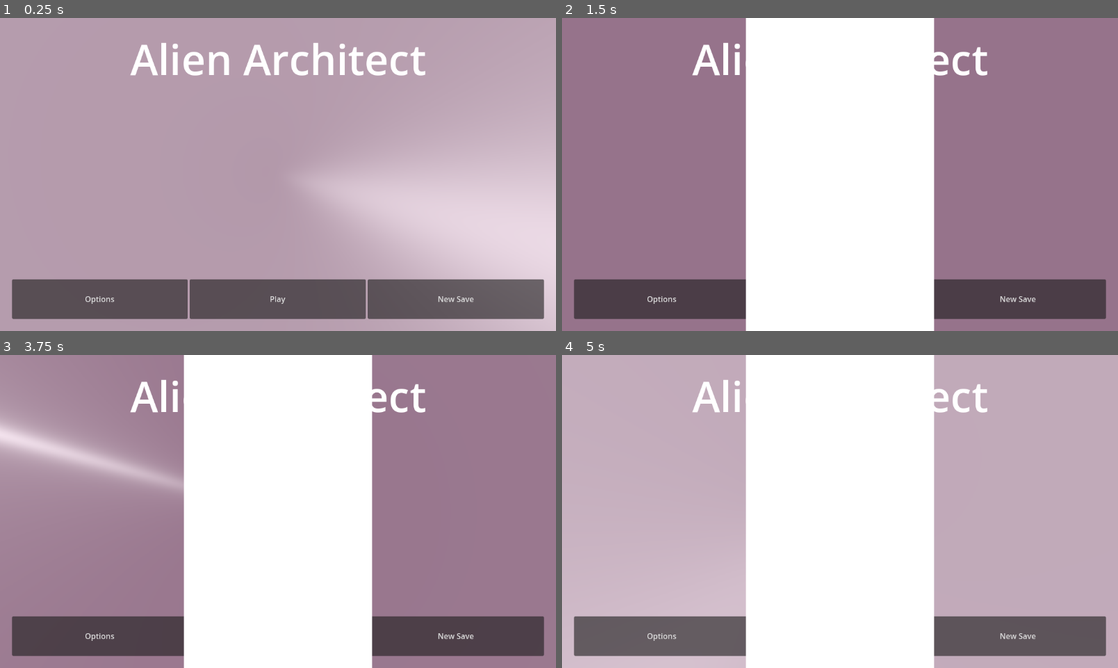
Above: before the commit, frames 1-4 (two rows, left to right).
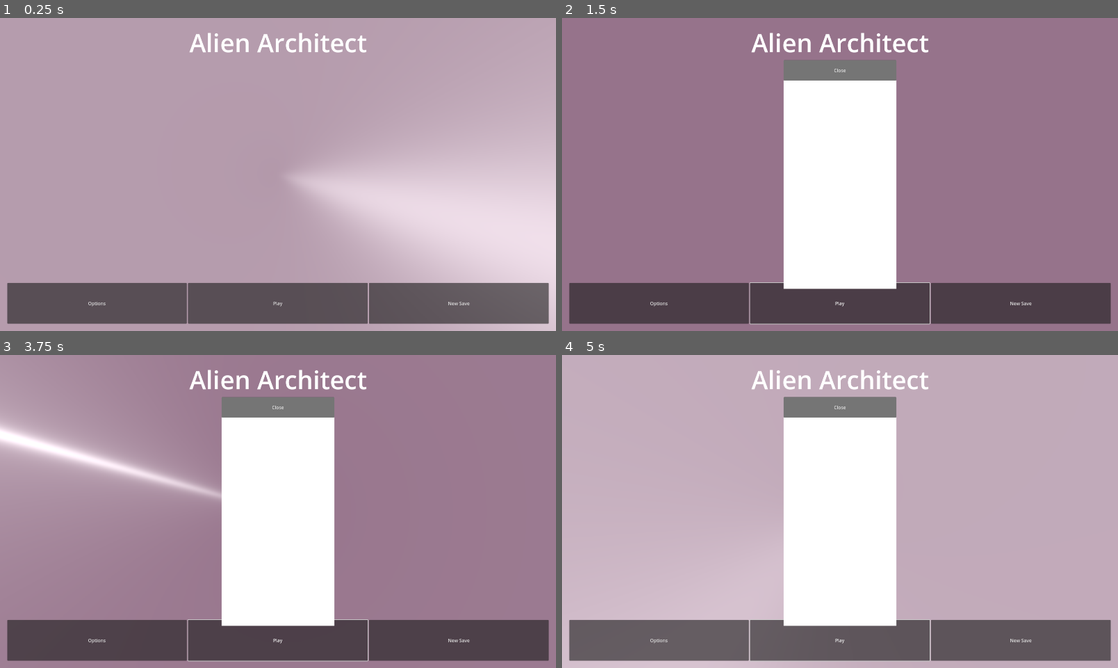
Above: after the commit, the same moments.

Repository: MannyFluss/AlienArchitect
Game: Godot game, scene res://Scenes/MainMenu/MainMenu.tscn
Two runs of this game, one before a commit and one after it. Both use one fixed random seed, a clock stepped at 60 frames per second and the inputs below. The engine's default icon, where the game draws it, is replaced by a stand-in: a white triangle on a blue panel in a dark square.
Inputs (mouse positions are in pixels of both pictures, inside the frame that each line leads up to):
- Up to frame 1 (0.25 s): no input
- Up to frame 2 (1.5 s): click "Play" at 0.5 s; click "Play" at 1.25 s
- Up to frame 3 (3.75 s): click "Play" at 2 s; click "Options" at 2.75 s; click "New Save" at 3.5 s
- Up to frame 4 (5 s): tap Enter (submit_console) at 4.25 s; move the mouse to (962, 495) at 4.27 s; press the mouse at (962, 495) at 4.28 s

The runs differ from the first frame. In frame 1, 5.9% of the frame differs, in the area x 1-99%, y 4-98%; in frame 2, 23%; in frame 3, 24%, in the area x 0-99%, y 0-100%; in frame 4, 23%.

Commit message:
Revert "possible?"
This reverts commit 8e0a460f29604114238e11b08d70b666aa0715e1.

Diff:
--- a/Scenes/GamePlayScene/main.tscn
+++ b/Scenes/GamePlayScene/main.tscn
@@ -1,52 +1,13 @@
-[gd_scene load_steps=17 format=3 uid="uid://dxhmnt6o3jvqy"]
+[gd_scene load_steps=10 format=3 uid="uid://dxhmnt6o3jvqy"]
 
 [ext_resource type="PackedScene" uid="uid://bqmmvuexkrbkr" path="res://Prefabs/Board/Board.tscn" id="1_5u771"]
 [ext_resource type="Script" path="res://Scenes/GamePlayScene/main.gd" id="1_qlp48"]
 [ext_resource type="PackedScene" uid="uid://dmi76x3hc2fqj" path="res://Prefabs/PlayerController/PlayerController.tscn" id="2_sifjh"]
 [ext_resource type="Script" path="res://Scripts/GameState/GameState.gd" id="3_wi52g"]
-[ext_resource type="Shader" path="res://Scripts/AutoLoads/GlobalShaderUtility/Shader/handDrawn.gdshader" id="4_8li7s"]
 [ext_resource type="PackedScene" uid="uid://n8elk0lcudtf" path="res://Prefabs/Deck/Deck.tscn" id="4_i8gmw"]
 [ext_resource type="PackedScene" uid="uid://ct6gri3mghmjo" path="res://Prefabs/LevelUI/LevelUI.tscn" id="5_blp7f"]
 [ext_resource type="Script" path="res://Scripts/GameState/GameStateResource.gd" id="5_vegi4"]
-
-[sub_resource type="CompressedTexture2D" id="CompressedTexture2D_ucgt1"]
-load_path = "res://.godot/imported/LottesGrain5.png-b99693a28eec31d710b8d261dd8c7487.s3tc.ctex"
-
-[sub_resource type="CompressedTexture2D" id="CompressedTexture2D_mi8c7"]
-load_path = "res://.godot/imported/lines.png-d2e185d6e26d65526e5d5f7a5bff3b56.s3tc.ctex"
-
-[sub_resource type="FastNoiseLite" id="FastNoiseLite_wdol7"]
-
-[sub_resource type="NoiseTexture2D" id="NoiseTexture2D_oieeu"]
-noise = SubResource("FastNoiseLite_wdol7")
-
-[sub_resource type="ShaderMaterial" id="ShaderMaterial_h36ln"]
-render_priority = 0
-shader = ExtResource("4_8li7s")
-shader_parameter/color_passthrough = true
-shader_parameter/depth_check = true
-shader_parameter/normal_check = true
-shader_parameter/tint_color = Color(1, 1, 1, 1)
-shader_parameter/line_color = Color(0, 0, 0, 1)
-shader_parameter/depth_line_strength = 1.0
-shader_parameter/normal_line_strength = 1.0
-shader_parameter/noise_offset_multiplier = 0.5
-shader_parameter/red_weight = 0.5
-shader_parameter/green_weight = 0.5
-shader_parameter/blue_weight = 0.5
-shader_parameter/black_threshold = 0.001
-shader_parameter/white_threshold = 0.0
-shader_parameter/grain_amount = 0.2
-shader_parameter/line_size = 2.0
-shader_parameter/lines_texture_scale = 5.398
-shader_parameter/grain_texture_scale = 10.0
-shader_parameter/texture_noise = SubResource("NoiseTexture2D_oieeu")
-shader_parameter/texture_lines = SubResource("CompressedTexture2D_mi8c7")
-shader_parameter/texture_grain = SubResource("CompressedTexture2D_ucgt1")
-
-[sub_resource type="QuadMesh" id="QuadMesh_77npc"]
-material = SubResource("ShaderMaterial_h36ln")
-size = Vector2(100, 100)
+[ext_resource type="PackedScene" uid="uid://3m7ixwegc43x" path="res://Scripts/AutoLoads/GlobalShaderUtility/GlobalShaderUtility.tscn" id="8_8ugut"]
 
 [sub_resource type="Resource" id="Resource_yftu7"]
 script = ExtResource("5_vegi4")
@@ -57,8 +18,6 @@
 tagShopCount = 3
 cardShopCount = 3
 
-[sub_resource type="CapsuleMesh" id="CapsuleMesh_xmuyr"]
-
 [node name="Main" type="Node3D" node_paths=PackedStringArray("myDeck", "myBoard", "myGameState", "myPlayerController")]
 script = ExtResource("1_qlp48")
 myDeck = NodePath("Deck")
@@ -67,40 +26,23 @@
 myPlayerController = NodePath("PlayerController")
 
 [node name="DirectionalLight3D" type="DirectionalLight3D" parent="."]
-transform = Transform3D(0.497684, 0.60384, -0.622645, -0.0960498, 0.751818, 0.652338, 0.862024, -0.264853, 0.432166, 9.5351, 3.38961, 0)
+transform = Transform3D(-0.0523322, -0.658276, 0.750956, -0.0960498, 0.751818, 0.652338, -0.994, -0.0379909, -0.102572, 9.5351, 3.38961, 0)
 
 [node name="Board" parent="." instance=ExtResource("1_5u771")]
-transform = Transform3D(0.1, 0, 0, 0, 0.1, 0, 0, 0, 0.1, 0, 0, 0)
 
 [node name="PlayerController" parent="." node_paths=PackedStringArray("gameState") instance=ExtResource("2_sifjh")]
-transform = Transform3D(1, 0, 0, 0, 1, 0, 0, 0, 1, -1.07051, 1.3763, 0.92437)
 gameState = NodePath("../GameState")
 
 [node name="IsometricCamera" parent="PlayerController" index="0"]
-transform = Transform3D(0.707107, 0.5, -0.5, 0, 0.707107, 0.707107, 0.707107, -0.5, 0.5, -2.776, 4.057, 2.944)
+transform = Transform3D(0.707107, 0.5, -0.5, 0, 0.707107, 0.707107, 0.707107, -0.5, 0.5, -30.256, 33.7268, 21.8391)
 current = true
-size = 1.0
 
 [node name="ShaderBlock" parent="PlayerController/IsometricCamera" index="0"]
-transform = Transform3D(1, 0, 0, 0, 1, 0, 0, -1.19209e-07, 1, -1.90735e-06, 0, -0.100002)
-mesh = SubResource("QuadMesh_77npc")
-
-[node name="PlayerHand" parent="PlayerController" index="4"]
-transform = Transform3D(0.0601041, 0.0425, -0.0425, 0, 0.0601041, 0.0601041, 0.0601041, -0.0425, 0.0425, 1.44477, -5, -1.74239)
+transform = Transform3D(1, 0, 0, 0, 1, 0, 0, -1.19209e-07, 1, -9.53674e-07, 0, -0.100002)
 
 [node name="Spacer" parent="PlayerController/PlayerHand" index="0"]
-transform = Transform3D(0.999999, 0, 0, 0, 1, -2.98023e-08, 0, -2.08616e-07, 1, 2.92993, 15.5203, 62.1067)
 spacing = Vector3(3.225, 0, -1.57)
 rotation_angle = -1.0
-
-[node name="Card" parent="PlayerController/PlayerHand/Spacer" index="0" instance_placeholder="res://Prefabs/Card/Card.tscn"]
-transform = Transform3D(0.999962, -0.00872653, 0, 0.00872653, 0.999962, 0, 0, 0, 1, -1.6125, 0, 0.785)
-
-[node name="Card2" parent="PlayerController/PlayerHand/Spacer" index="1" node_paths=PackedStringArray("myArtCamera", "my3DSprite", "moduleContainer") instance_placeholder="res://Prefabs/Card/Card.tscn"]
-transform = Transform3D(0.999962, 0.00872653, 0, -0.00872653, 0.999962, 0, 0, 0, 1, 1.6125, 0, -0.785)
-myArtCamera = NodePath("../Card/cardArtRendering/CardArtScene/Node3D/ArtCamera")
-my3DSprite = NodePath("../Card/CardRender")
-moduleContainer = NodePath("../Card/Modules")
 
 [node name="GameState" type="Node" parent="."]
 script = ExtResource("3_wi52g")
@@ -112,14 +54,12 @@
 
 [node name="LevelUI" parent="." instance=ExtResource("5_blp7f")]
 
-[node name="MeshInstance3D" type="MeshInstance3D" parent="."]
-transform = Transform3D(0.305, 0, 0, 0, 0.305, 0, 0, 0, 0.305, 0.140467, 0.58125, 0.999388)
-mesh = SubResource("CapsuleMesh_xmuyr")
+[node name="GlobalShaderUtility" parent="." instance=ExtResource("8_8ugut")]
 
 [connection signal="bluePrintCountSet" from="GameState" to="LevelUI" method="_on_game_state_blue_print_count_set"]
 [connection signal="newMunicipalityScore" from="GameState" to="LevelUI" method="_on_game_state_new_municipality_score"]
 [connection signal="quotaSet" from="GameState" to="LevelUI" method="_on_game_state_quota_set"]
 
-[editable path="Board"]
 [editable path="PlayerController"]
 [editable path="PlayerController/PlayerHand"]
+[editable path="GlobalShaderUtility"]
--- a/Scripts/AutoLoads/GlobalShaderUtility/Shader/handDrawn.gdshader
+++ b/Scripts/AutoLoads/GlobalShaderUtility/Shader/handDrawn.gdshader
@@ -34,7 +34,7 @@
 //	Credit: https://godotshaders.com/shader/depth-modulated-pixel-outline-in-screen-space/
 	float raw_depth = texture(depth_texture, screen_uv)[0];
 	vec3 normalized_device_coordinates = vec3(screen_uv * 2.0 - 1.0, raw_depth);
-    vec4 view_space = inv_projection_matrix * vec4(normalized_device_coordinates, 1);
+    vec4 view_space = inv_projection_matrix * vec4(normalized_device_coordinates, 1.0);
 	view_space.xyz /= view_space.w;
 	return -view_space.z;
 }
@@ -111,6 +111,7 @@
 	}else if(length(screen_tex.rgb) > white_threshold){
 		//final = vec3(1.0);
 		final = original_color;
+
 	// If color pass through is enabled then replace the output color with the screen texture color.
 	}else if(color_passthrough){
 		final = original_color;
--- a/Temp/shader_block.tscn
+++ b/Temp/shader_block.tscn
@@ -35,5 +35,5 @@
 size = Vector2(100, 100)
 
 [node name="ShaderBlock" type="MeshInstance3D"]
-transform = Transform3D(1, 0, 0, 0, 1, 0, 0, -8.9407e-08, 1, 0.0545425, -9.53674e-07, -0.133618)
+transform = Transform3D(1, 0, 0, 0, 1, 0, 0, -8.9407e-08, 1, 0, 0, -0.1)
 mesh = SubResource("QuadMesh_hanss")
--- a/Test/fuckshit.tscn
+++ /dev/null
@@ -1,54 +0,0 @@
-[gd_scene load_steps=8 format=3 uid="uid://c55kx4fq160vv"]
-
-[ext_resource type="Script" path="res://Prefabs/PlayerController/PlayerController.gd" id="1_qgf07"]
-[ext_resource type="PackedScene" uid="uid://bqfwf1r5xq6kx" path="res://Prefabs/Tiles/Tile.tscn" id="2_l38o1"]
-[ext_resource type="PackedScene" uid="uid://c80j3tdawdmeb" path="res://Temp/shader_block.tscn" id="2_omqp6"]
-[ext_resource type="PackedScene" uid="uid://d0ml1b3sof4po" path="res://Temp/Building.tscn" id="3_8wdff"]
-[ext_resource type="PackedScene" uid="uid://cpkfhoxxqggns" path="res://components/InputComponent/InputComponent.tscn" id="4_wv3qb"]
-[ext_resource type="PackedScene" uid="uid://brs5wo4pjx4ae" path="res://Prefabs/PlayerHand/PlayerHand.tscn" id="5_asu2v"]
-
-[sub_resource type="Environment" id="Environment_5vyg2"]
-background_mode = 1
-background_color = Color(0.670588, 0.207843, 1, 1)
-ambient_light_energy = 1.2
-
-[node name="Fuckshit" type="Node3D"]
-
-[node name="PlayerController" type="Node3D" parent="."]
-script = ExtResource("1_qgf07")
-
-[node name="SelectorCast" type="RayCast3D" parent="PlayerController"]
-collision_mask = 9
-debug_shape_thickness = 5
-
-[node name="InputComponent" parent="PlayerController" instance=ExtResource("4_wv3qb")]
-
-[node name="SelectedCard" type="Node3D" parent="PlayerController"]
-unique_name_in_owner = true
-transform = Transform3D(1, 0, -2.98023e-08, -2.98023e-08, 1, 2.98023e-08, -2.98023e-08, 0, 1, 0, 0, 0)
-
-[node name="PlayerHand" parent="PlayerController" instance=ExtResource("5_asu2v")]
-transform = Transform3D(0.707107, 0.5, -0.5, 0, 0.707107, 0.707107, 0.707107, -0.5, 0.5, -10, -5, 10)
-
-[node name="Tile" parent="." instance=ExtResource("2_l38o1")]
-
-[node name="SampleBuilding" parent="." instance=ExtResource("3_8wdff")]
-transform = Transform3D(1, 0, 0, 0, 1, 0, 0, 0, 1, 0, 0.587504, 0)
-
-[node name="Node3D" type="Node3D" parent="."]
-transform = Transform3D(1, 0, 0, 0, 1, 0, 0, 0, 1, 0, 1.09456, 0)
-
-[node name="Camera3D" type="Camera3D" parent="Node3D"]
-transform = Transform3D(0.707107, 0.5, -0.5, 0, 0.707107, 0.707107, 0.707107, -0.5, 0.5, -3, 3.82, 3)
-projection = 1
-
-[node name="ShaderBlock" parent="Node3D/Camera3D" instance=ExtResource("2_omqp6")]
-
-[node name="WorldEnvironment" type="WorldEnvironment" parent="Node3D"]
-environment = SubResource("Environment_5vyg2")
-
-[connection signal="InputHeld" from="PlayerController/InputComponent" to="PlayerController" method="_on_input_component_input_held"]
-[connection signal="InputPressed" from="PlayerController/InputComponent" to="PlayerController" method="_on_input_component_input_pressed"]
-[connection signal="InputReleased" from="PlayerController/InputComponent" to="PlayerController" method="_on_input_component_input_released"]
-
-[editable path="PlayerController/PlayerHand"]
--- a/project.godot
+++ b/project.godot
@@ -30,6 +30,8 @@
 
 [display]
 
+window/size/viewport_width=1920
+window/size/viewport_height=1080
 window/stretch/mode="viewport"
 
 [input]
